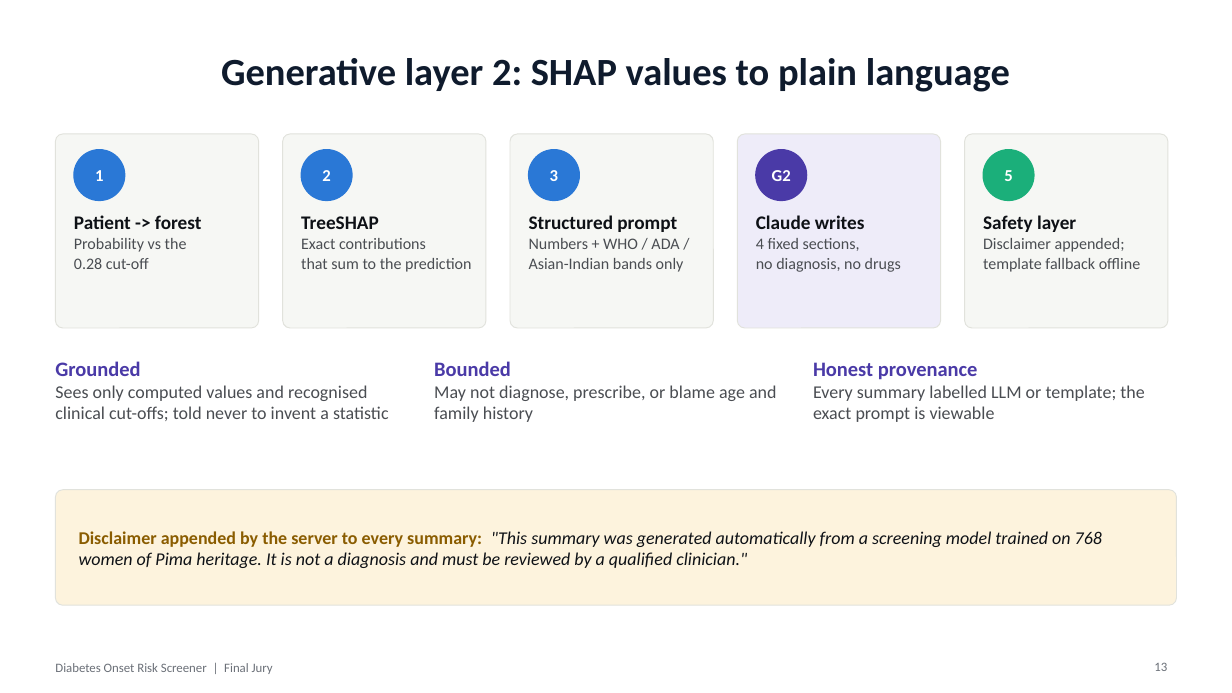
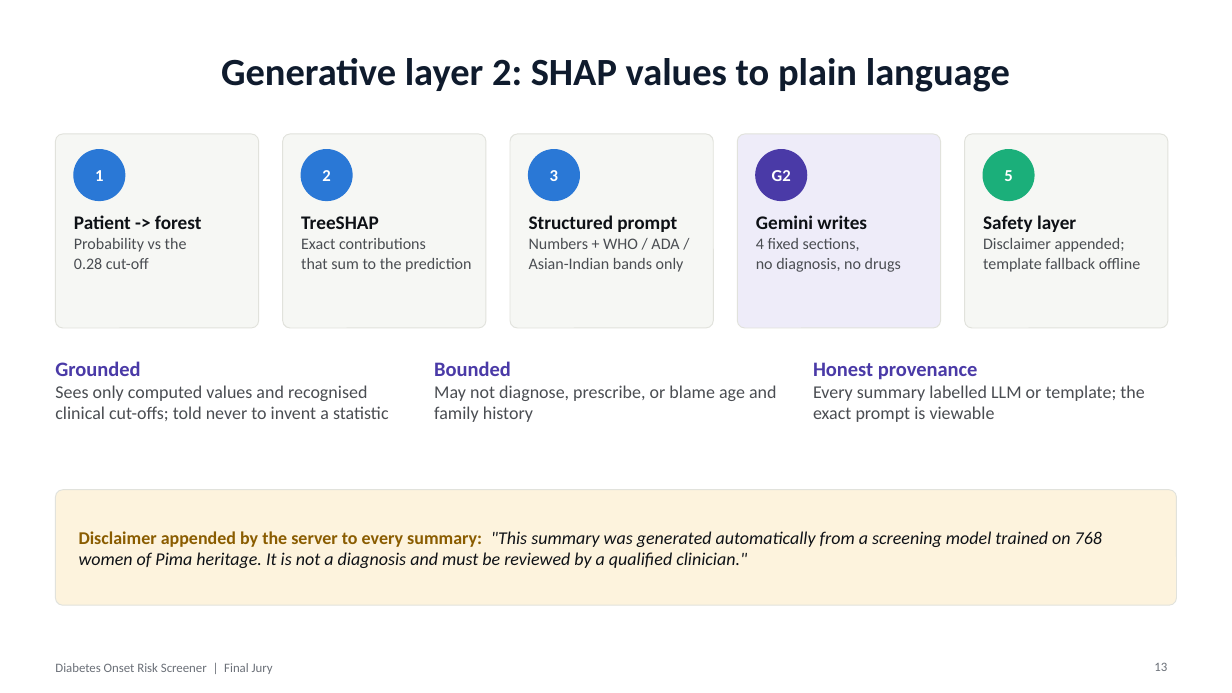
Before and after one commit to prem-maradiya/GenAI-Diabetes-Onset-Prediction, a slide deck: slide 13 of reports/Diabetes_Onset_Prediction_Final_Jury_Deck.pptx. Drawn at 1232x693 pixels with LibreOffice and Linux fonts; fonts in the diff are those of the drawing. Boxes give left, top, right and bottom in pixels: in the first picture for what was removed or moved away, otherwise in the second. Text is boxed around its words. In the diff, an @@ line names an element or a change of style, - is before the commit and + after.

```diff
--- a/reports/Diabetes_Onset_Prediction_Final_Jury_Deck.pptx
+++ b/reports/Diabetes_Onset_Prediction_Final_Jury_Deck.pptx
@@ text at <box>756,215,867,229</box>: text changed @@
-Claude writes
+Gemini writes
```
Also in this commit, not shown: 4 other slides changed, 36 other files.
